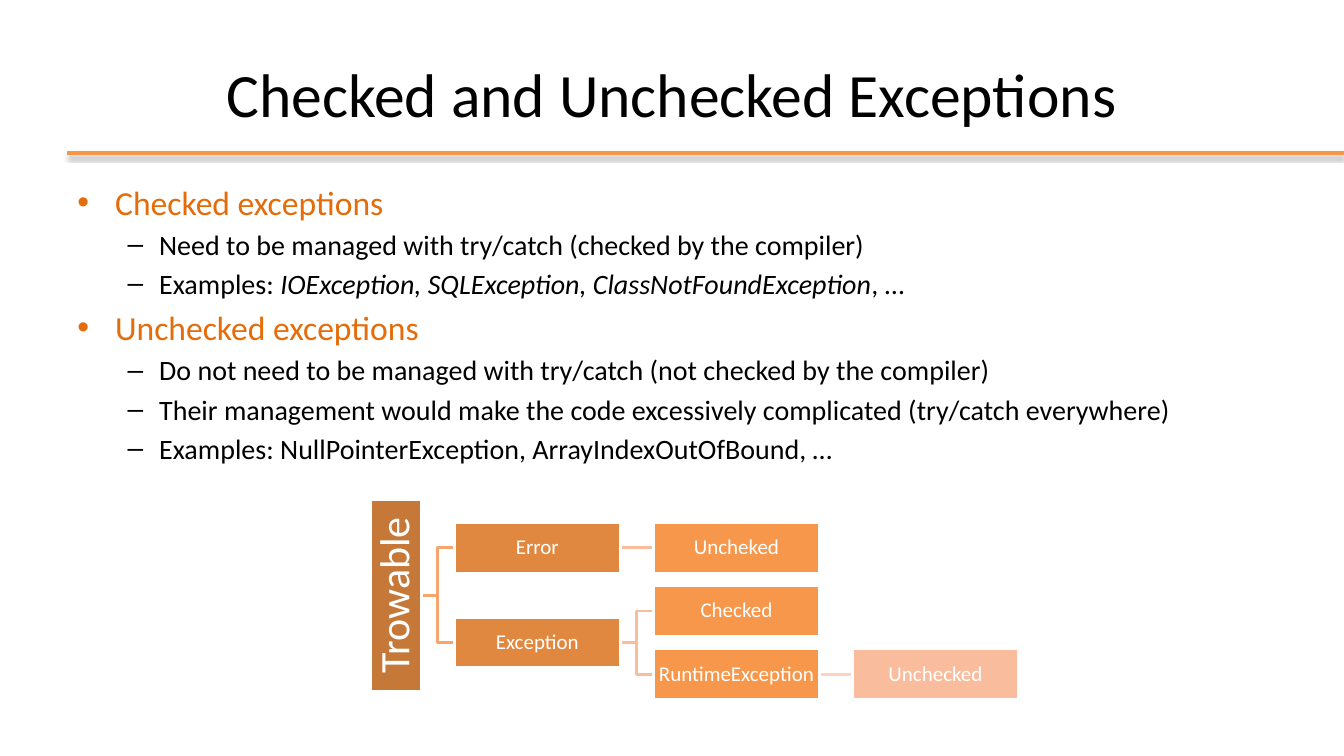
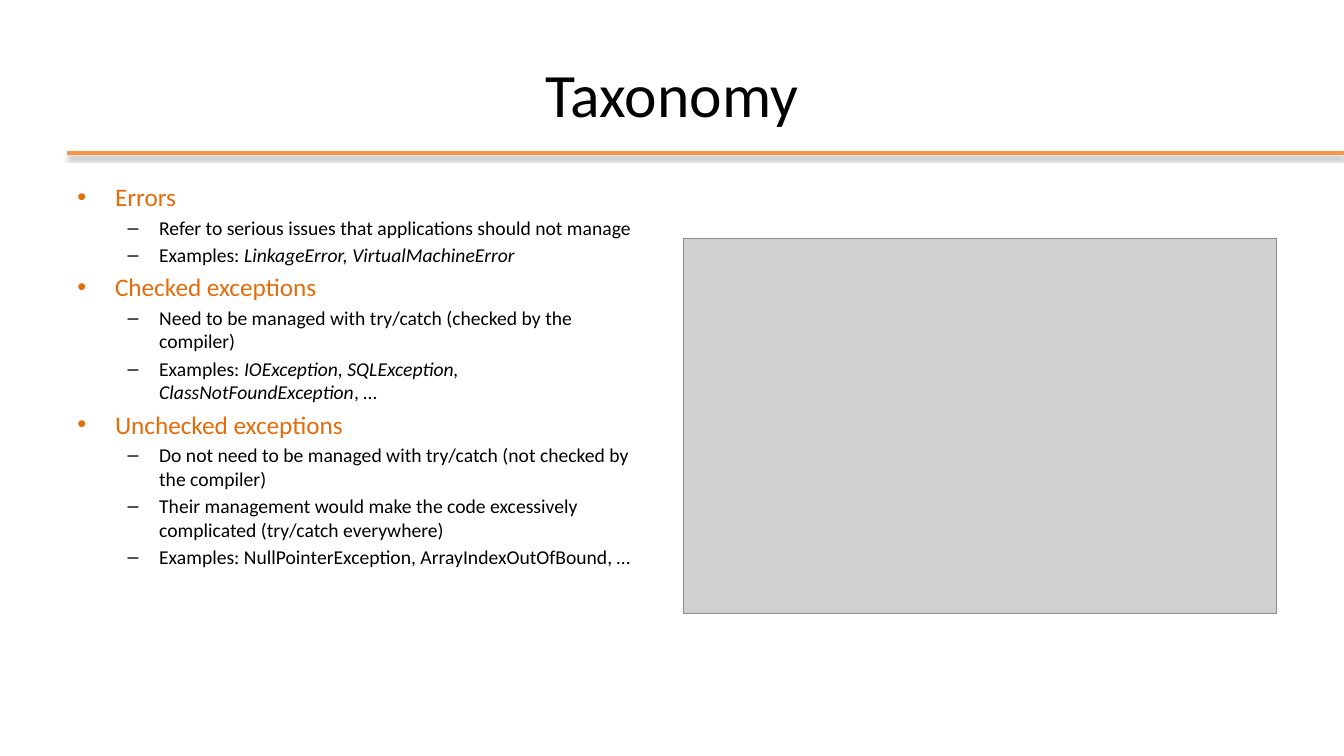
Before and after one commit to plctechnician/ooprogramming, a slide deck: slide 3 of java/slides/ppt/07 - Java Exceptions.pptx (slide 8 before the commit). Drawn at 1344x756 pixels with LibreOffice and Linux fonts; fonts in the diff are those of the drawing; grey boxes stand for pictures; background and template pictures are left out. Boxes give left, top, right and bottom in pixels: in the first picture for what was removed or moved away, otherwise in the second. Text is boxed around its words. In the diff, an @@ line names an element or a change of style, - is before the commit and + after.

```diff
--- a/java/slides/ppt/07 - Java Exceptions.pptx
+++ b/java/slides/ppt/07 - Java Exceptions.pptx
@@ title at bbox=[546, 77, 798, 127]: text changed @@
-Checked and Unchecked Exceptions
+Taxonomy
@@ text at bbox=[115, 189, 631, 266]: paragraphs added @@
+• Errors
+  – Refer to serious issues that applications should not manage
+  – Examples: LinkageError, VirtualMachineError
@@ picture added at bbox=[684, 238, 1277, 613] @@
@@ text at bbox=[115, 311, 628, 567]: size 24 to 18 pt in "Checked exceptions", "Unchecked exceptions"; size 20 to 14 pt in "Need to be managed with try/catch (checked ...", "Examples: IOException, SQLException, ClassNotFoundException, ...", "Do not need to be managed with ...", "Their management would make the code excessively ..." and 1 more places; less space between paragraphs @@
@@ group removed at bbox=[369, 499, 1019, 700]: 7 rectangles, 7 texts, 6 freeform shapes @@
-Trowable
-Error
-Uncheked
-Exception
-Checked
-RuntimeException
-Unchecked
```
Also in this commit, not shown: 10 other slides changed, 4 slides removed, 1 other file.
